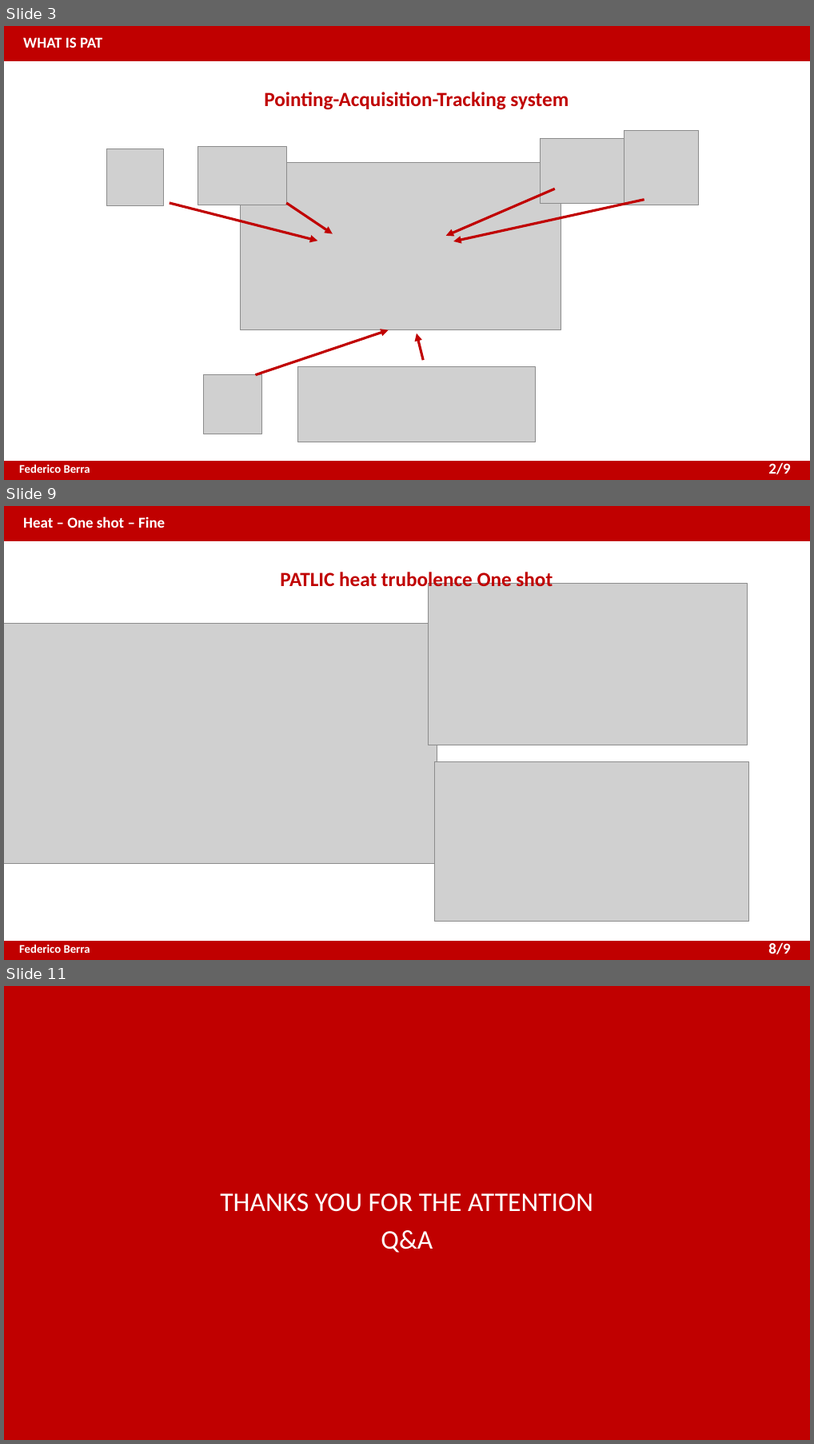
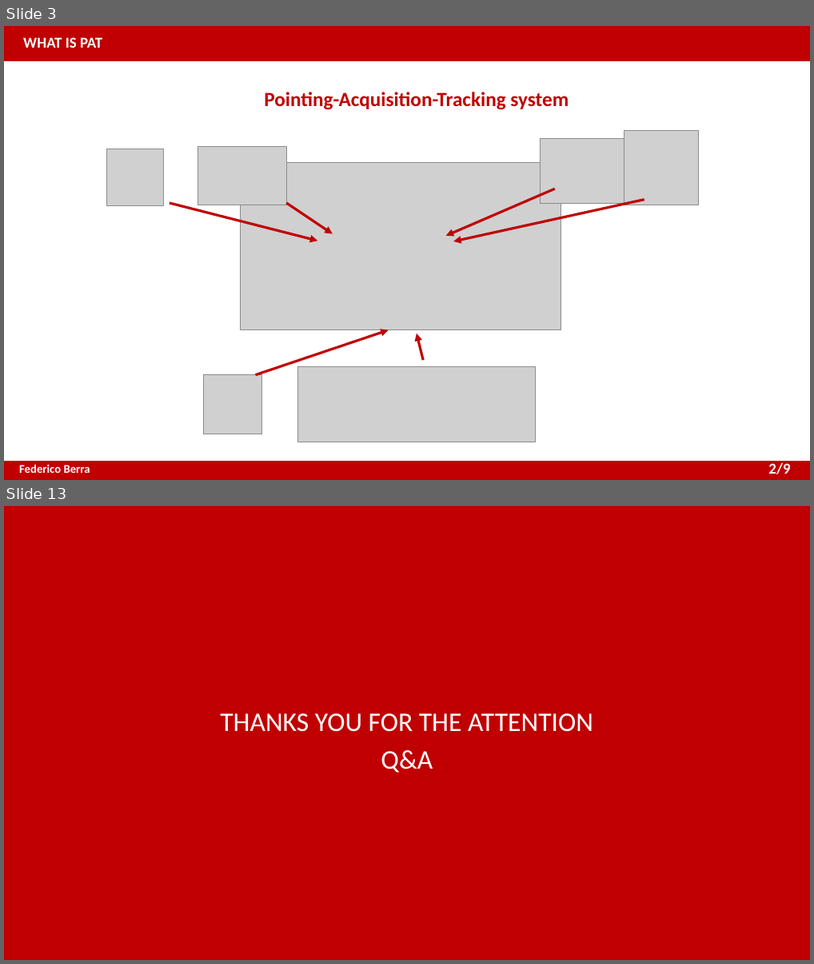
Before and after one commit to XaBerr/tesi-magistrale, a slide deck: presentazione_EN.pptx. Shown one above the other, each under a label of ours: slides 3, 9 and 11 before the commit, slides 3 and 13 after it; the slides between them are not shown. The pictures are 814x1444 and 814x964 pixels, drawn with LibreOffice and Linux fonts; fonts in the diff are those of the drawing; grey boxes stand for pictures. Boxes give left, top, right and bottom in pixels: in the first picture for what was removed or moved away, otherwise in the second. Text is boxed around its words. In the diff, an @@ line names an element or a change of style, - is before the commit and + after.

```diff
--- a/presentazione_EN.pptx
+++ b/presentazione_EN.pptx
@@ slide 9 removed at (4,506,810,960), background #FFFFFF; not listed: 4 template elements that a slide beside it also shows @@
@@ text removed at (23,516,165,528) @@
-Heat – One shot – Fine
@@ text removed at (280,569,553,591) @@
-PATLIC heat trubolence One shot
@@ picture removed at (429,583,747,744) @@
@@ picture removed at (4,624,437,864) @@
@@ picture removed at (435,761,750,920) @@
@@ text removed at (769,942,790,954) @@
-8/9
@@ what was slide 11 is now slide 13 @@
```
Also in this commit, not shown: 6 slides changed, 4 slides added, 3 other slides removed, 2 other files.
